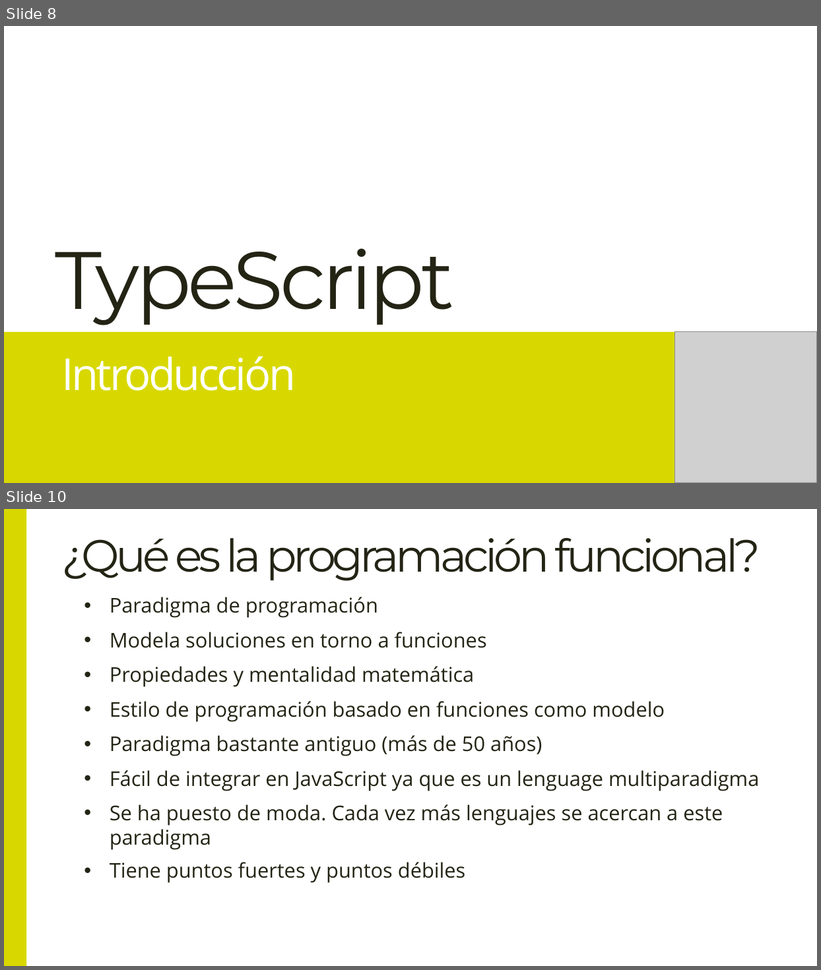
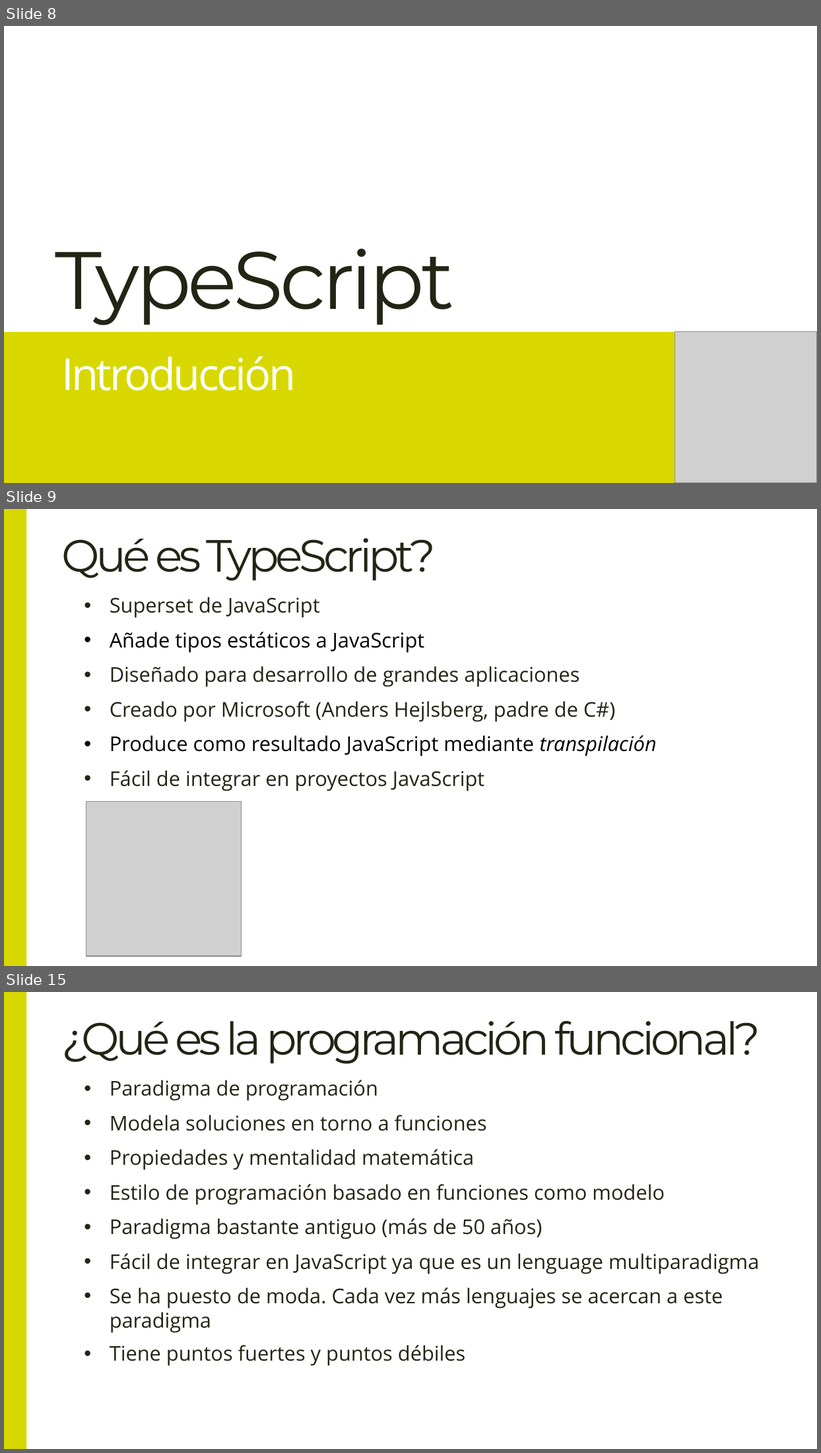
Before and after one commit to Lemoncode/language-sessions, a slide deck: 00 teoría/Language Sessions.pptx. Shown one above the other, each under a label of ours: slides 8 and 10 before the commit, slides 8, 9 and 15 after it; the slides between them are not shown. The pictures are 821x970 and 821x1453 pixels, drawn with LibreOffice and Linux fonts; fonts in the diff are those of the drawing; grey boxes stand for pictures. Boxes give left, top, right and bottom in pixels: in the first picture for what was removed or moved away, otherwise in the second. Text is boxed around its words. In the diff, an @@ line names an element or a change of style, - is before the commit and + after.

```diff
--- a/00 teoría/Language Sessions.pptx
+++ b/00 teoría/Language Sessions.pptx
@@ slide 9 added at (4, 509, 817, 966), background #FFFFFF @@
@@ rectangle added at (4, 509, 26, 966), fill #D8D800 @@
@@ title added at (61, 538, 436, 581), 40 pt, text #242415 @@
+Qué es TypeScript?
@@ text added at (110, 597, 320, 618), 18 pt, text #242415 @@
+• Superset de JavaScript
@@ text added at (110, 632, 425, 653), 18 pt, text #000000 @@
+• Añade tipos estáticos a JavaScript
@@ text added at (110, 666, 580, 687), 18 pt, text #242415 @@
+• Diseñado para desarrollo de grandes aplicaciones
@@ text added at (110, 701, 615, 722), 18 pt, text #242415 @@
+• Creado por Microsoft (Anders Hejlsberg, padre de C#)
@@ text added at (110, 735, 657, 757), 18 pt, text #000000 @@
+• Produce como resultado JavaScript mediante transpilación
@@ text added at (110, 770, 485, 791), 18 pt, text #242415 @@
+• Fácil de integrar en proyectos JavaScript
@@ picture added at (86, 802, 242, 956) @@
@@ what was slide 10 is now slide 15 @@
```
Also in this commit, not shown: 3 slides changed, 3 other slides added, 13 other files.
